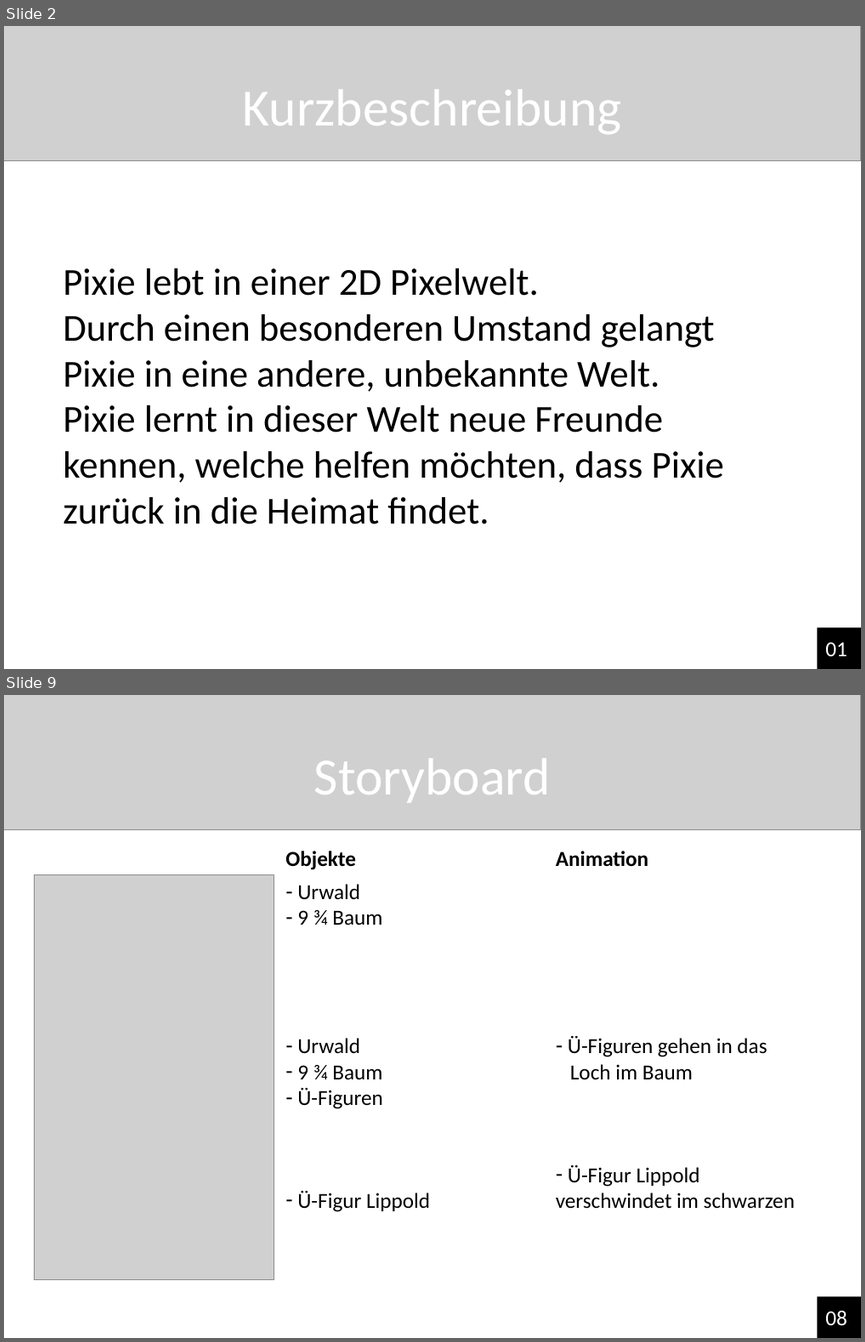
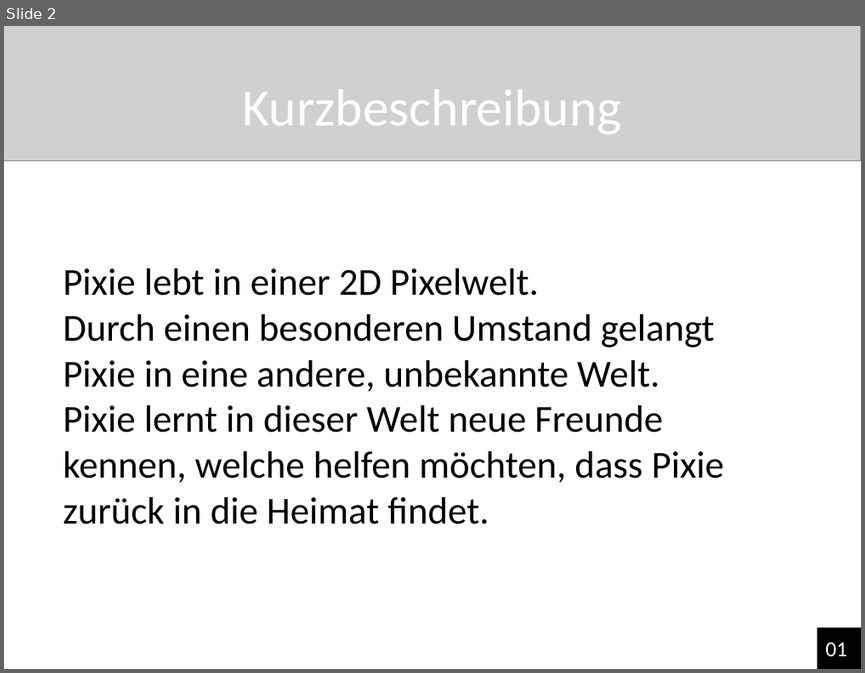
Before and after one commit to NReintanz/Pixie, a slide deck: 00_Organsiatorisches/Pixie‘s großes Abenteuer.pptx. Shown one above the other, each under a label of ours: slides 2 and 9 before the commit, slide 2 after it; the slides between them are not shown. The pictures are 865x1342 and 865x673 pixels, drawn with LibreOffice and Linux fonts; fonts in the diff are those of the drawing; grey boxes stand for pictures. Boxes give left, top, right and bottom in pixels: in the first picture for what was removed or moved away, otherwise in the second. Text is boxed around its words. In the diff, an @@ line names an element or a change of style, - is before the commit and + after.

```diff
--- a/00_Organsiatorisches/Pixie‘s großes Abenteuer.pptx
+++ b/00_Organsiatorisches/Pixie‘s großes Abenteuer.pptx
@@ slide 9 removed at box(4, 695, 861, 1338), background #FFFFFF @@
@@ picture removed at box(4, 695, 861, 829) @@
@@ title removed at box(314, 759, 551, 803) @@
-Storyboard
@@ text removed at box(285, 851, 356, 870) @@
-Objekte
@@ text removed at box(556, 851, 648, 866) @@
-Animation
@@ picture removed at box(34, 875, 274, 1279) @@
@@ text removed at box(297, 884, 430, 1212) @@
-– Urwald
-– 9 ¾ Baum
-– Urwald
-– 9 ¾ Baum
-– Ü-Figuren
-– Ü-Figur Lippold
@@ text removed at box(556, 1036, 794, 1208) @@
-– Ü-Figuren gehen in das
-Loch im Baum
-– Ü-Figur Lippold verschwindet im schwarzen
@@ rectangle removed at box(817, 1297, 861, 1338) @@
@@ text removed at box(825, 1310, 847, 1326) @@
-08
```
Also in this commit, not shown: 5 slides changed, 1 slide added, 2 other slides removed.
